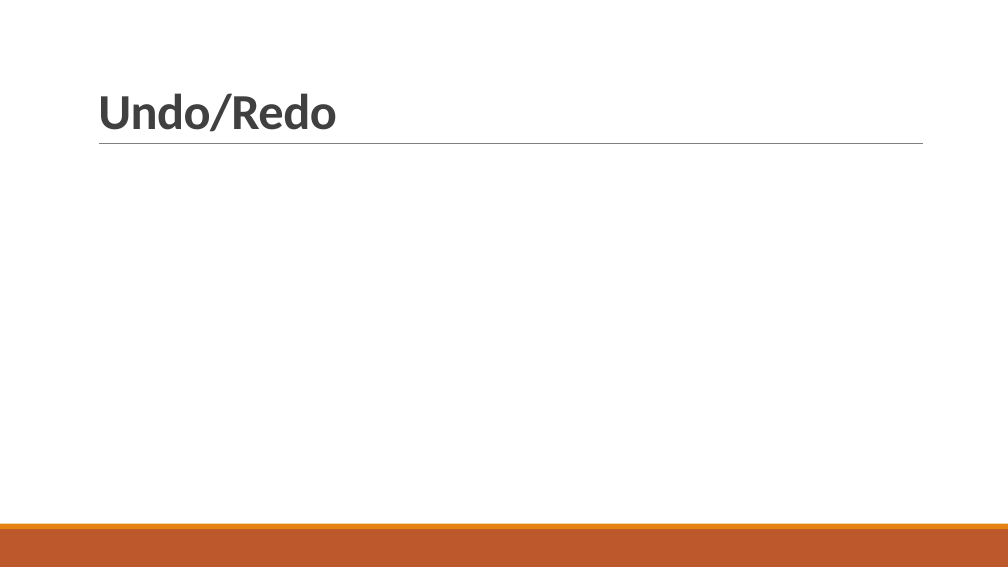
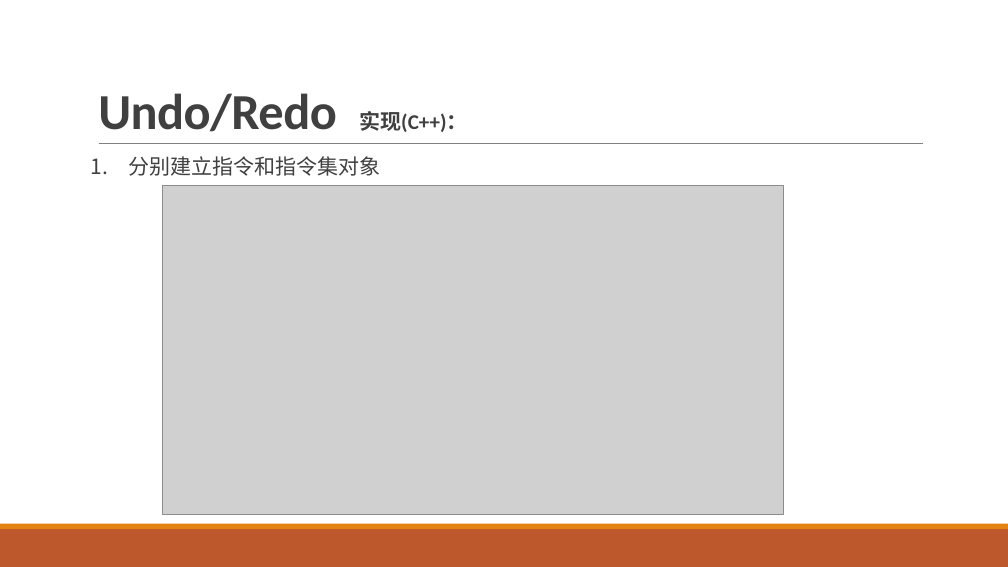
Before and after one commit to xavier-zy/design-pattern, a slide deck: slide 14 of 软件架构ppt.pptx (slide 12 before the commit). Drawn at 1008x567 pixels with LibreOffice and Linux fonts; fonts in the diff are those of the drawing; grey boxes stand for pictures. Boxes give left, top, right and bottom in pixels: in the first picture for what was removed or moved away, otherwise in the second. Text is boxed around its words. In the diff, an @@ line names an element or a change of style, - is before the commit and + after.

```diff
--- a/软件架构ppt.pptx
+++ b/软件架构ppt.pptx
@@ title at <box>98,93,468,132</box>: text changed @@
-Undo/Redo
+Undo/Redo 实现(C++)：
@@ text added at <box>129,156,381,176</box>, 20 pt, text #404040 @@
+1. 分别建立指令和指令集对象
@@ picture added at <box>163,186,784,514</box> @@
```
Also in this commit, not shown: 1 other slide changed, 5 slides added, 5 other files.
